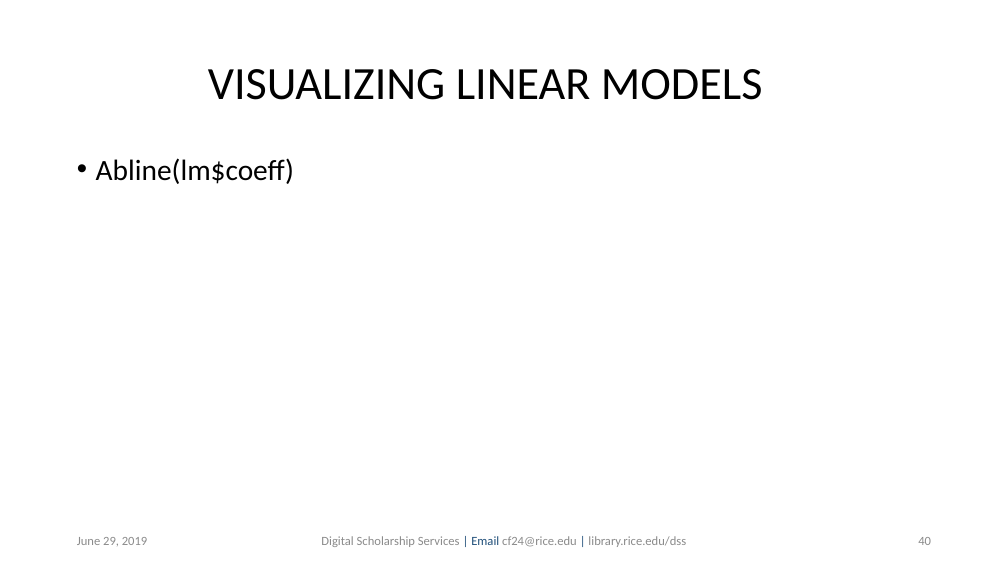
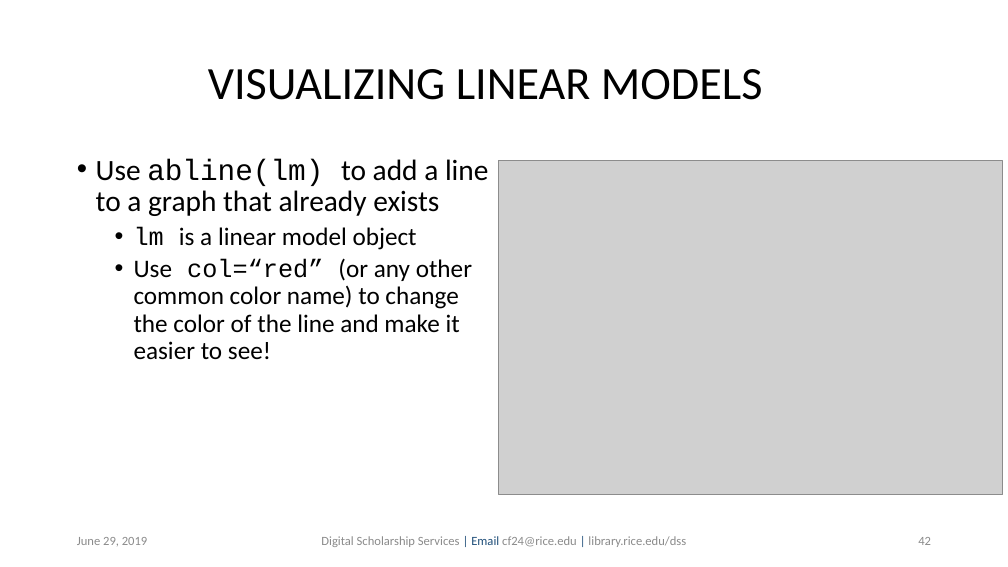
Before and after one commit to bakitybacon/rice-data-and-donuts, a slide deck: slide 42 of introR/Introduction to R.pptx (slide 40 before the commit). Drawn at 1008x567 pixels with LibreOffice and Linux fonts; fonts in the diff are those of the drawing; grey boxes stand for pictures; background and template pictures are left out. Boxes give left, top, right and bottom in pixels: in the first picture for what was removed or moved away, otherwise in the second. Text is boxed around its words. In the diff, an @@ line names an element or a change of style, - is before the commit and + after.

```diff
--- a/introR/Introduction to R.pptx
+++ b/introR/Introduction to R.pptx
@@ text at (96, 159, 488, 360): text changed; size 28 to 24 pt @@
-• Abline(lm$coeff)
+• Use abline(lm) to add a line to a graph that already exists
+  • lm is a linear model object
+  • Use col=“red” (or any other common color name) to change the color of the line and make it easier to see!
@@ picture added at (499, 161, 1003, 495) @@
@@ page number at (918, 537, 931, 545): text changed @@
-40
+42
```
Also in this commit, not shown: 10 other slides changed, 2 slides added.
